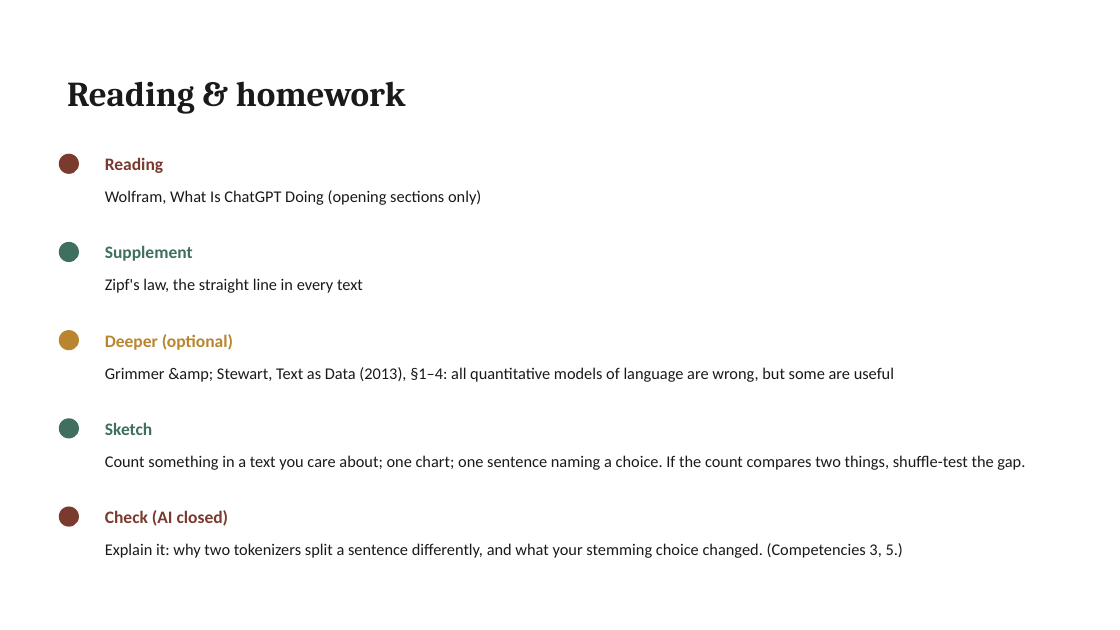
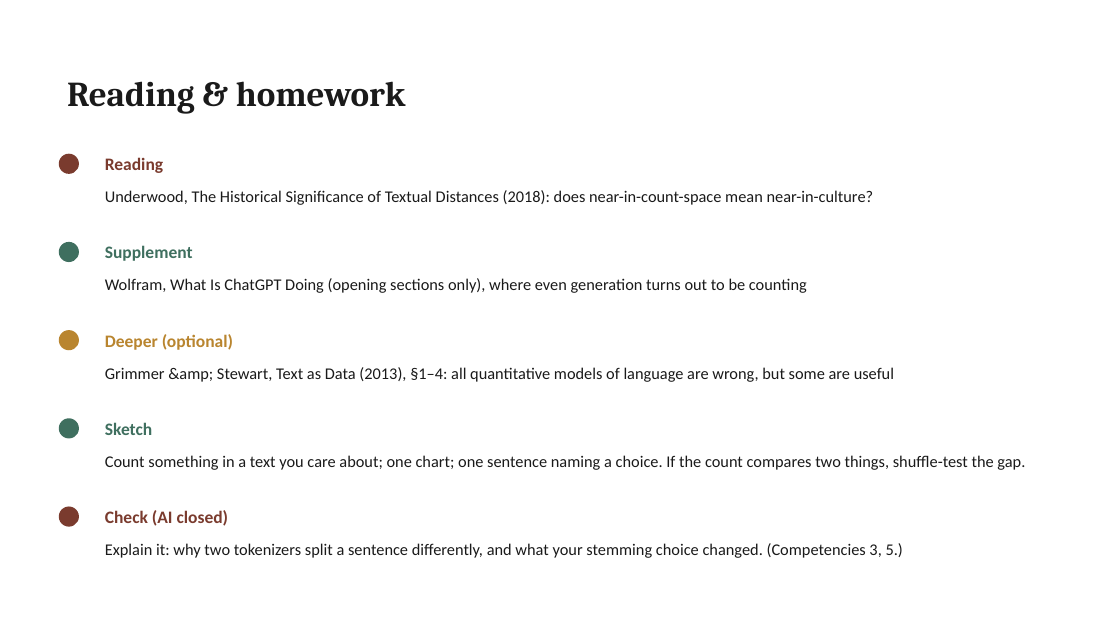
Before and after one commit to lucianli123/culture-as-data-2026, a slide deck: slide 16 of slides/pptx/week-02.pptx. Drawn at 1120x630 pixels with LibreOffice and Linux fonts; fonts in the diff are those of the drawing. Boxes give left, top, right and bottom in pixels: in the first picture for what was removed or moved away, otherwise in the second. Text is boxed around its words. In the diff, an @@ line names an element or a change of style, - is before the commit and + after.

Commit message:
Week 2 reading: Underwood's Textual Distances replaces Wolfram (builds the space-of-culture concept, preps Week 3 classification); Wolfram to supplement

```diff
--- a/slides/pptx/week-02.pptx
+++ b/slides/pptx/week-02.pptx
@@ text at box(105, 190, 874, 205): text changed @@
-Wolfram, What Is ChatGPT Doing (opening sections only)
+Underwood, The Historical Significance of Textual Distances (2018): does near-in-count-space mean near-in-culture?
@@ text at box(105, 278, 807, 293): text changed @@
-Zipf's law, the straight line in every text
+Wolfram, What Is ChatGPT Doing (opening sections only), where even generation turns out to be counting
```
Also in this commit, not shown: 15 other files.
